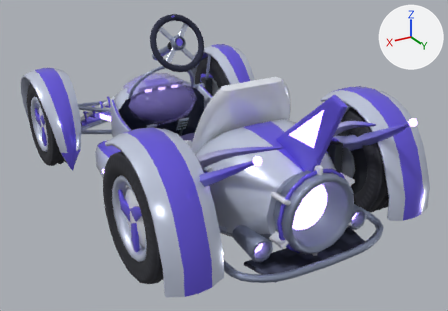
The glTF model kart-legends-3d/public/assets/karts/cometa.glb as it was, and as the next commit left it.
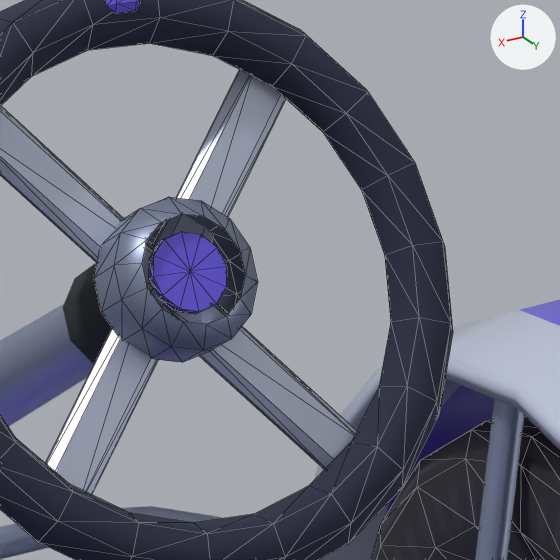
Each version appears first whole from a 50 mm lens placed at (1.58, 2.95, 1.62), pointed at (-0.08, 0.18, 0.24), and next in a close-up on the part from 36% to 48% of the width and 5% to 22% of the height. The axes (+X, +Y, +Z) are drawn at upper right. The lights are the same throughout. The last two pictures show the newer version. The close-ups show mesh edges as thin lines. Where no turn or scale is listed for an object, it has been applied to the vertices. Vertices at exactly the same position are counted once.

Names of what the first close-up shows: 'body_mesh', 'steering_mesh', 'wheel_fr_mesh'.
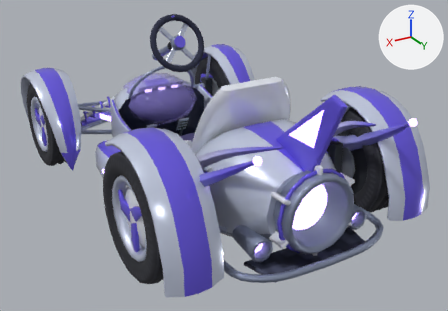
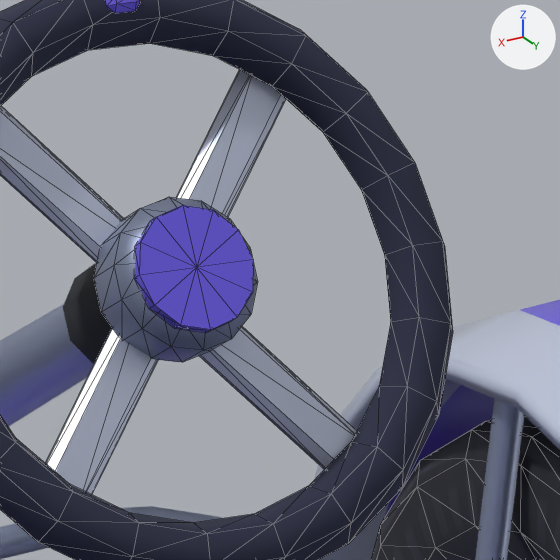
Where the newer file only moved an object's origin or applied its transform, the numbers keep the older frame.

Where the change shows, as pixel boxes (x1, y1, x2, y2) in the close-ups (560 x 560 px; the box of a moved part takes in the faces that stretch with it):
part 1 of me_steering, moved or reshaped: before (149, 231, 227, 314); after (134, 205, 253, 333)

The change, as a list of edits to the scene's bpy script:
```text
Change me_steering:
    where me_steering.from_pydata(...)  # 340 vertices, 644 faces; spans x -0.169..0.169, y -0.087..0.078, z -0.154..0.15
    used by ob_steering_mesh; location = (0.0, -0.1959, 0.8119)
    me_steering part 1: the loose piece of 26 vertices spanning x -0.022..0.022, y 0.004..0.028, z -0.014..0.029 is scaled about its middle by (1.55, 1.51, 1.54), then moved by (0.0, 0.007, 0.003)
```
